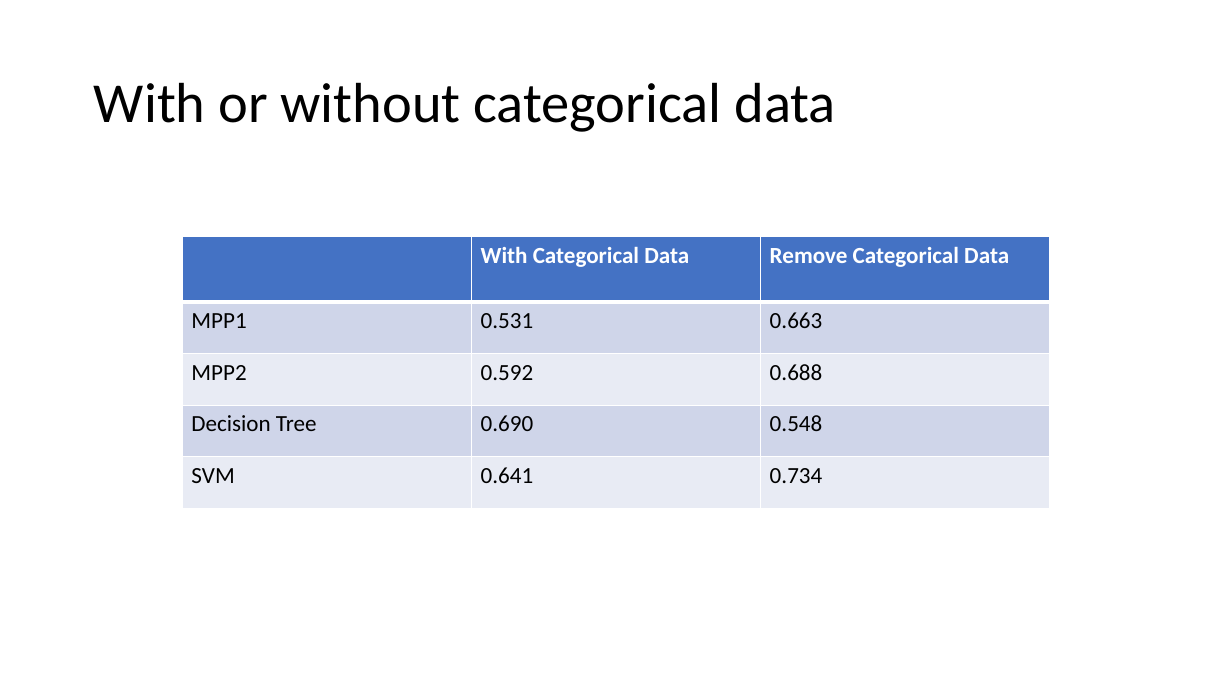
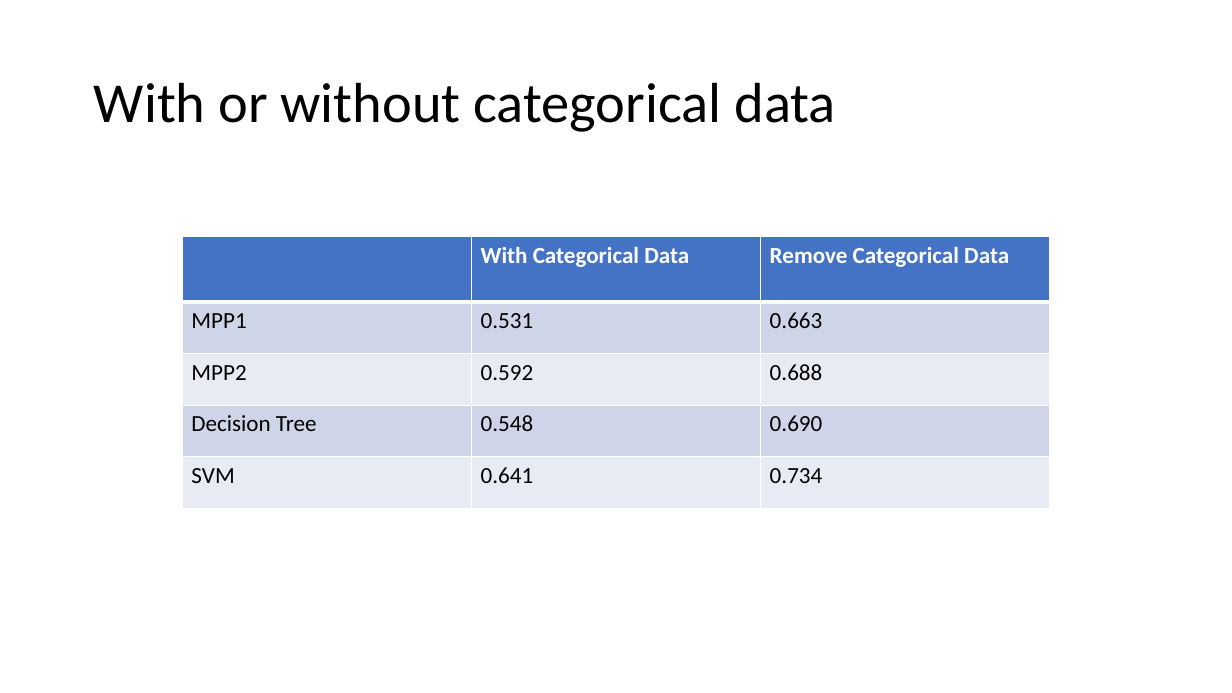
Before and after one commit to mattskier/COSC-522-Group-2, a slide deck: slide 5 of slides.pptx. Drawn at 1232x693 pixels with LibreOffice and Linux fonts; fonts in the diff are those of the drawing. Boxes give left, top, right and bottom in pixels: in the first picture for what was removed or moved away, otherwise in the second. Text is boxed around its words. In the diff, an @@ line names an element or a change of style, - is before the commit and + after.

Commit message:
update

```diff
--- a/slides.pptx
+++ b/slides.pptx
@@ table at box(182, 237, 1050, 507) @@
-row 4, column 2: 0.690
+row 4, column 2: 0.548
-row 4, column 3: 0.548
+row 4, column 3: 0.690
```
